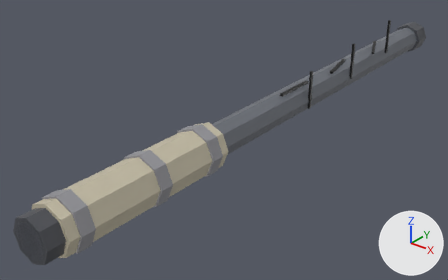
The glTF model assets/generated/items/pipe_grip_w1.glb, before and after one commit.
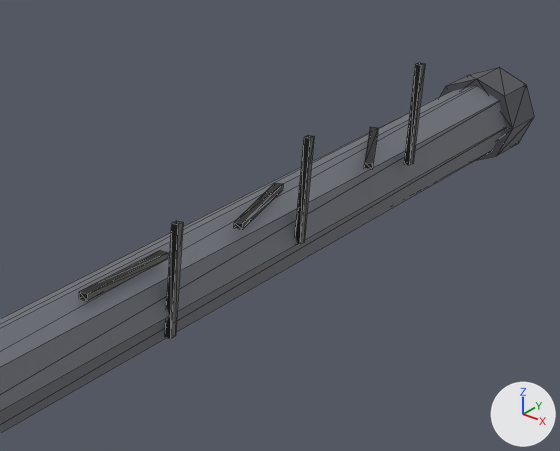
Old and new are each drawn whole from a 50 mm camera at (0.407, -0.342, 0.311) aimed at (-0.048, 0.227, -0.041) and again close up on the part from 57% to 97% of the width and 0% to 52% of the height. The axes (+X, +Y, +Z) are drawn at lower right. The lights are the same throughout. The last two pictures show the newer version. The close-ups show mesh edges as thin lines. Vertices at exactly the same position are counted once.

The scene before the commit, as lines of its bpy script (objects in view):
```python
me_pipe_grip_w1 = bpy.data.meshes.new('pipe_grip_w1')
me_pipe_grip_w1.from_pydata(...)  # 160 vertices, 268 faces; spans x -0.03..0.03, y -0.1..0.7, z -0.03..0.061
me_pipe_grip_w1.materials.append(mat_defaultmaterial)
ob_pipe_grip_w1 = bpy.data.objects.new('pipe_grip_w1', me_pipe_grip_w1)
ob_pipe_grip_w1.location = (0.0, 0.0, 0.0)
```
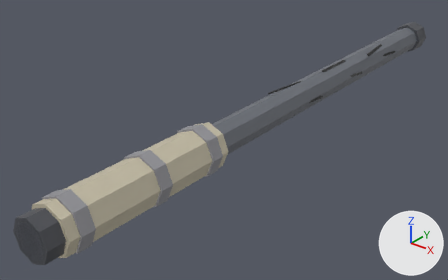
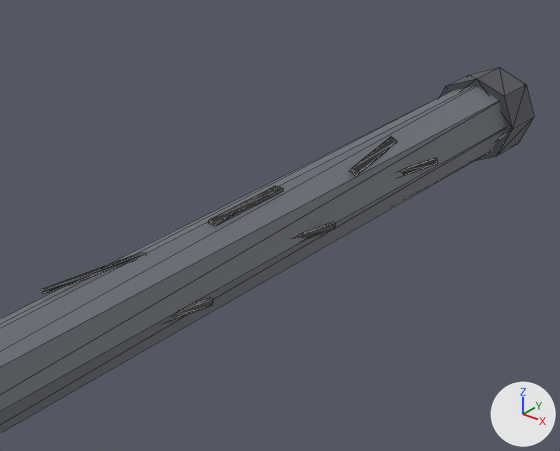
What differs and where, as boxes [x1, y1, x2, y2] in the close-ups (560 x 451 px):
'pipe_grip_w1', reshaped
    before: [0, 63, 534, 433]
    after: [0, 67, 534, 433]
part 1 of me_pipe_grip_w1, deleted
    before: [404, 63, 425, 165]
part 2 of me_pipe_grip_w1, deleted
    before: [295, 135, 314, 245]
part 3 of me_pipe_grip_w1, deleted
    before: [165, 221, 183, 339]
part 4 of me_pipe_grip_w1, reshaped
    before: [79, 127, 378, 301]
    after: [41, 137, 437, 322]

The change, as a diff of the scene's bpy script:
```diff
--- a/assets/generated/items/pipe_grip_w1.glb.py
+++ b/assets/generated/items/pipe_grip_w1.glb.py
@@ me_pipe_grip_w1 @@
 # used by ob_pipe_grip_w1; location = (0.0, 0.0, 0.0)
-me_pipe_grip_w1.from_pydata(...)  # 160 vertices, 268 faces; spans x -0.03..0.03, y -0.1..0.7, z -0.03..0.061
+me_pipe_grip_w1.from_pydata(...)  # 160 vertices, 268 faces; spans x -0.03..0.03, y -0.1..0.7, z -0.03..0.03
+# me_pipe_grip_w1 part 1: the loose piece of 8 vertices spanning x 0.018..0.021, y 0.545..0.549, z 0.01..0.061 is deleted
+# me_pipe_grip_w1 part 2: the loose piece of 8 vertices spanning x 0.018..0.021, y 0.433..0.437, z 0.0..0.051 is deleted
+# me_pipe_grip_w1 part 3: the loose piece of 8 vertices spanning x 0.018..0.021, y 0.321..0.325, z -0.01..0.041 is deleted
+# me_pipe_grip_w1 part 4
+# 12 vertices are removed from x -0.006..0.016, y 0.272..0.556, z 0.02..0.023
+# 27 faces are deleted
+# 12 vertices move from x 0.0..0.022, y 0.334..0.5, z 0.02..0.023 to x -0.005..0.016, y 0.333..0.497, z 0.016..0.021
+# 27 vertices are added at x -0.013..0.024, y 0.272..0.558, z -0.003..0.02
+# 9 new vertices lie (0.006, 0.035, 0.0) away from vertices in x 0.015..0.018, y 0.315..0.54, z -0.003..0.007
+# 63 new faces join them
 me_pipe_grip_w1.materials.append(mat_defaultmaterial)
```
